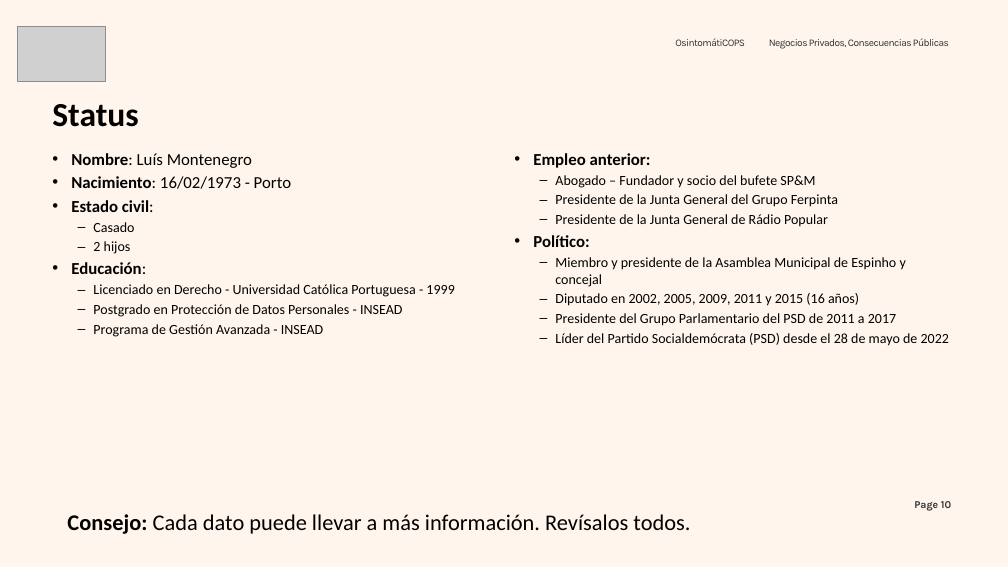
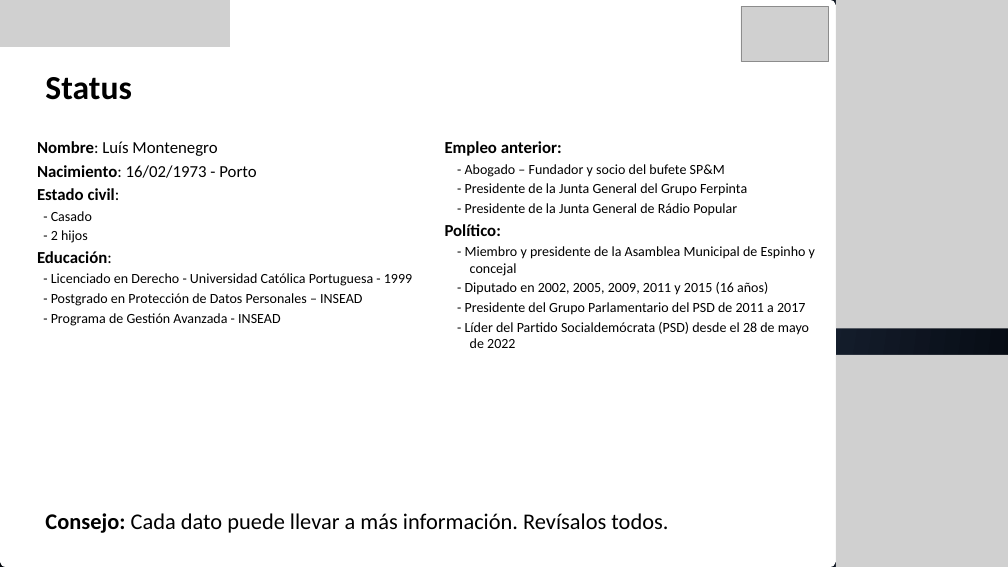
Before and after one commit to pedroaovieira/osint, a slide deck: slide 12 of presentation/osintomaticops/Negocios_Privados,_Consecuencias_Publicas.pptx (slide 10 before the commit). Drawn at 1008x567 pixels with LibreOffice and Linux fonts; fonts in the diff are those of the drawing; grey boxes stand for pictures; background and template pictures are left out. Boxes give left, top, right and bottom in pixels: in the first picture for what was removed or moved away, otherwise in the second. Text is boxed around its words. In the diff, an @@ line names an element or a change of style, - is before the commit and + after.

```diff
--- a/presentation/osintomaticops/Negocios_Privados,_Consecuencias_Publicas.pptx
+++ b/presentation/osintomaticops/Negocios_Privados,_Consecuencias_Publicas.pptx
@@ background picture (left out) to gradient #2B3D59 to #03060C @@
@@ freeform shape added at (x1=0, y1=0, x2=836, y2=567), fill #FFFFFF @@
@@ picture added at (x1=0, y1=0, x2=230, y2=47) @@
@@ picture moved from (x1=18, y1=26, x2=105, y2=82) to (x1=741, y1=6, x2=828, y2=61) @@
@@ picture added at (x1=836, y1=0, x2=1008, y2=329) @@
@@ text removed at (x1=675, y1=38, x2=745, y2=46) @@
-  OsintomátiCOPS
@@ text removed at (x1=769, y1=38, x2=949, y2=49) @@
-  Negocios Privados, Consecuencias Públicas
@@ text "Status" moved from (x1=52, y1=104, x2=138, y2=127) to (x1=45, y1=77, x2=131, y2=100) @@
@@ text "Nombre: Luís Montenegro" moved from (x1=71, y1=153, x2=454, y2=337) to (x1=37, y1=141, x2=412, y2=326) @@
@@ text at (x1=37, y1=141, x2=256, y2=263): bullet • to none @@
@@ text "Empleo anterior:" moved from (x1=533, y1=153, x2=949, y2=346) to (x1=445, y1=141, x2=815, y2=348) @@
@@ text at (x1=445, y1=141, x2=562, y2=236): bullet • to none @@
@@ text at (x1=465, y1=164, x2=747, y2=216): text changed @@
-  – Abogado – Fundador y socio del bufete SP&M
-  – Presidente de la Junta General del Grupo Ferpinta
-  – Presidente de la Junta General de Rádio Popular
+  - Abogado – Fundador y socio del bufete SP&M
+  - Presidente de la Junta General del Grupo Ferpinta
+  - Presidente de la Junta General de Rádio Popular
@@ text at (x1=51, y1=211, x2=92, y2=243): text changed @@
-  – Casado
-  – 2 hijos
+- Casado
+- 2 hijos
@@ text at (x1=465, y1=246, x2=815, y2=348): text changed @@
-  – Miembro y presidente de la Asamblea Municipal de Espinho y concejal
-  – Diputado en 2002, 2005, 2009, 2011 y 2015 (16 años)
-  – Presidente del Grupo Parlamentario del PSD de 2011 a 2017
-  – Líder del Partido Socialdemócrata (PSD) desde el 28 de mayo de 2022
+  - Miembro y presidente de la Asamblea Municipal de Espinho y concejal
+  - Diputado en 2002, 2005, 2009, 2011 y 2015 (16 años)
+  - Presidente del Grupo Parlamentario del PSD de 2011 a 2017
+  - Líder del Partido Socialdemócrata (PSD) desde el 28 de mayo de 2022
@@ text at (x1=51, y1=273, x2=412, y2=326): text changed @@
-  – Licenciado en Derecho - Universidad Católica Portuguesa - 1999
-  – Postgrado en Protección de Datos Personales - INSEAD
-  – Programa de Gestión Avanzada - INSEAD
+- Licenciado en Derecho - Universidad Católica Portuguesa - 1999
+- Postgrado en Protección de Datos Personales – INSEAD
+- Programa de Gestión Avanzada - INSEAD
@@ picture added at (x1=836, y1=355, x2=1008, y2=567) @@
@@ text "Consejo: Cada dato puede llevar ..." moved from (x1=67, y1=514, x2=690, y2=534) to (x1=45, y1=513, x2=668, y2=533) @@
@@ page number removed at (x1=914, y1=501, x2=951, y2=511) @@
-Page 10
```
Also in this commit, not shown: 22 other slides changed, 16 slides added, 14 slides removed, 1 other file.
